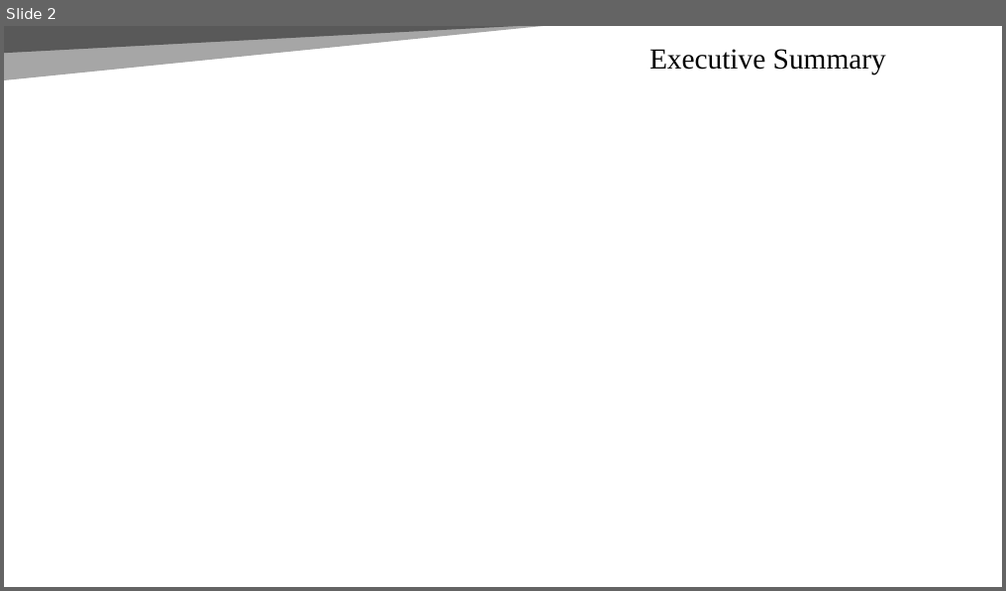
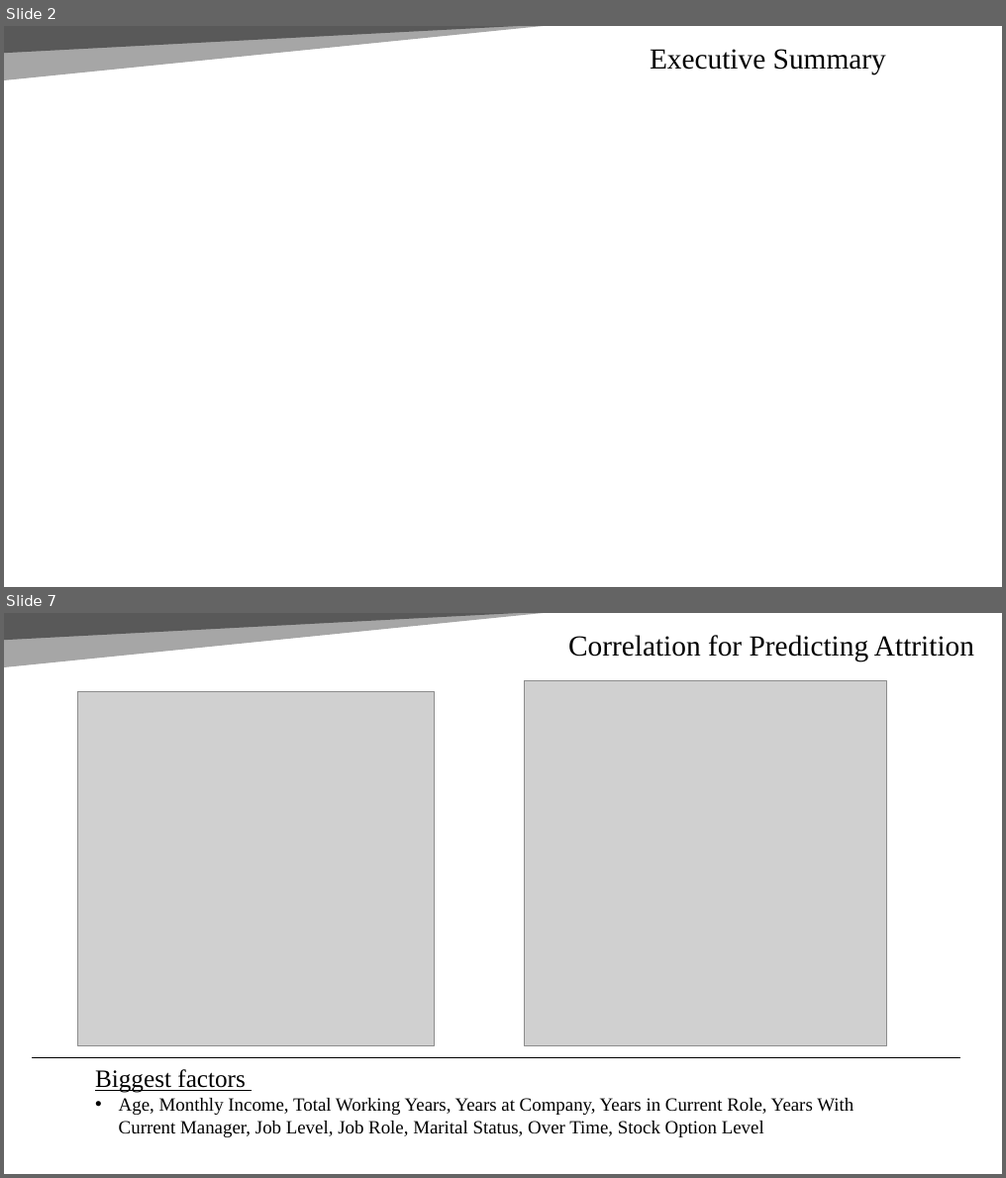
Before and after one commit to Abillelatus/CaseStudy2DDS, a slide deck: CaseStudy2DDS.pptx. Shown one above the other, each under a label of ours: slide 2 before the commit, slides 2 and 7 after it; the slides between them are not shown. The pictures are 1006x591 and 1006x1178 pixels, drawn with LibreOffice and Linux fonts; fonts in the diff are those of the drawing; grey boxes stand for pictures. Boxes give left, top, right and bottom in pixels: in the first picture for what was removed or moved away, otherwise in the second. Text is boxed around its words. In the diff, an @@ line names an element or a change of style, - is before the commit and + after.

```diff
--- a/CaseStudy2DDS.pptx
+++ b/CaseStudy2DDS.pptx
@@ slide 7 added at bbox=[4, 613, 1002, 1174], background #FFFFFF; not listed: 2 template elements that a slide beside it also shows @@
@@ title added at bbox=[568, 635, 974, 662], 28 pt, text #000000 @@
+Correlation for Predicting Attrition
@@ picture added at bbox=[77, 691, 435, 1047] @@
@@ picture added at bbox=[525, 680, 887, 1047] @@
@@ line added from (32, 1059) to (960, 1059), #000000 0.5 pt @@
@@ text added at bbox=[95, 1069, 853, 1138], 18 pt, text #000000 @@
+Biggest factors
+• Age, Monthly Income, Total Working Years, Years at Company, Years in Current Role, Years With Current Manager, Job Level, Job Role, Marital Status, Over Time, Stock Option Level
```
Also in this commit, not shown: 9 other slides added, 4 other files.
